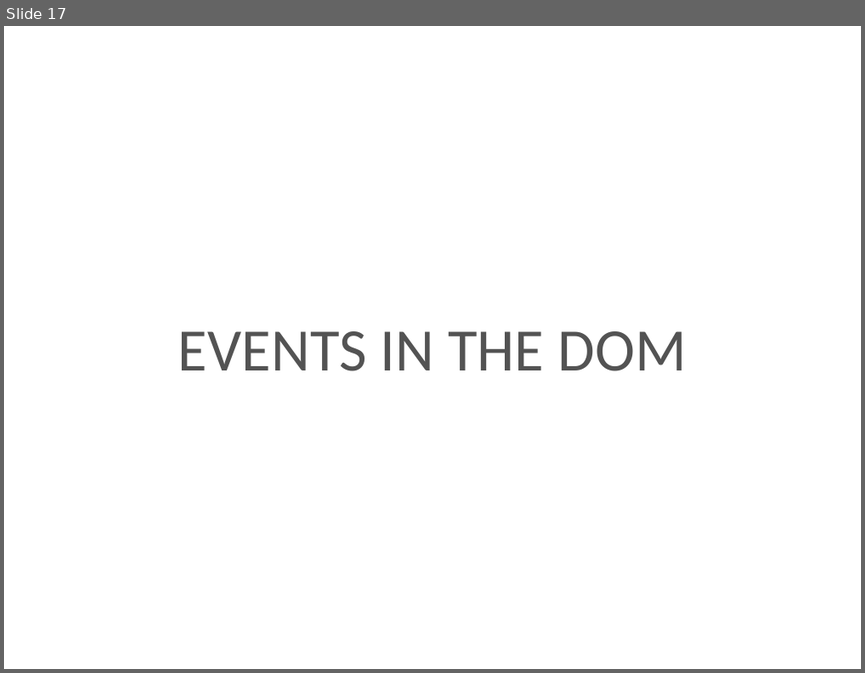
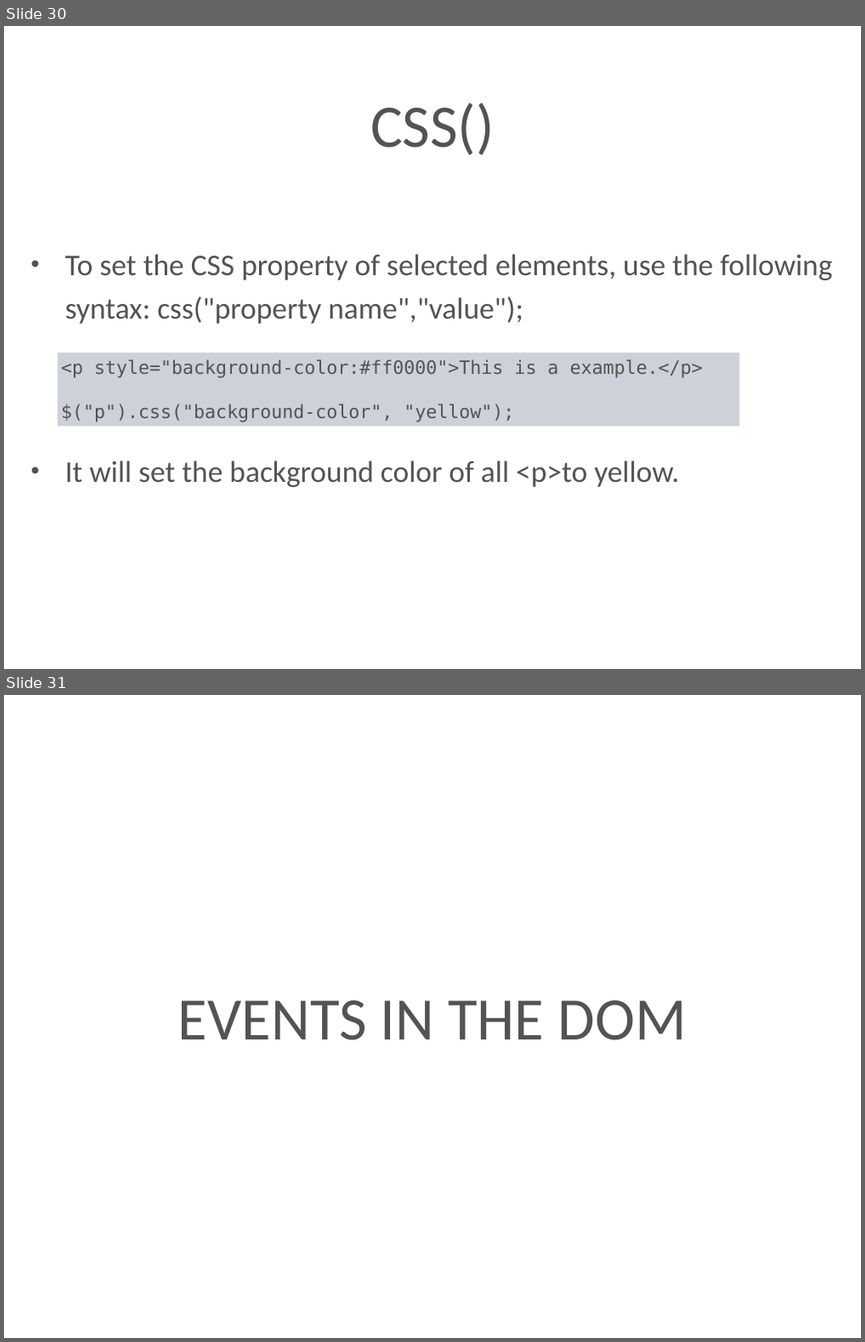
Before and after one commit to kenton-steiner18/Techtasks, a slide deck: presentation/jQuery.pptx. Shown one above the other, each under a label of ours: slide 17 before the commit, slides 30 and 31 after it. The pictures are 865x673 and 865x1342 pixels, drawn with LibreOffice and Linux fonts; fonts in the diff are those of the drawing; background and template pictures are left out. Boxes give left, top, right and bottom in pixels: in the first picture for what was removed or moved away, otherwise in the second. Text is boxed around its words. In the diff, an @@ line names an element or a change of style, - is before the commit and + after.

```diff
--- a/presentation/jQuery.pptx
+++ b/presentation/jQuery.pptx
@@ slide 30 added at <box>4,26,861,669</box>, background picture (left out) @@
@@ title added at <box>370,102,494,155</box>, 72 pt, text #535353 @@
+CSS()
@@ text added at <box>65,254,832,487</box>, 36 pt, text #535353 @@
+• To set the CSS property of selected elements, use the following syntax: css("property name","value");
+• It will set the background color of all <p>to yellow.
@@ rectangle added at <box>58,352,739,426</box>, fill #9DA5B4 at 50% opacity, 22 pt, text #535353 @@
+<p style="background-color:#ff0000">This is a example.</p>
+$("p").css("background-color", "yellow");
@@ what was slide 17 is now slide 31 @@
```
Also in this commit, not shown: 2 slides changed, 14 other slides added, 1 slide removed.
